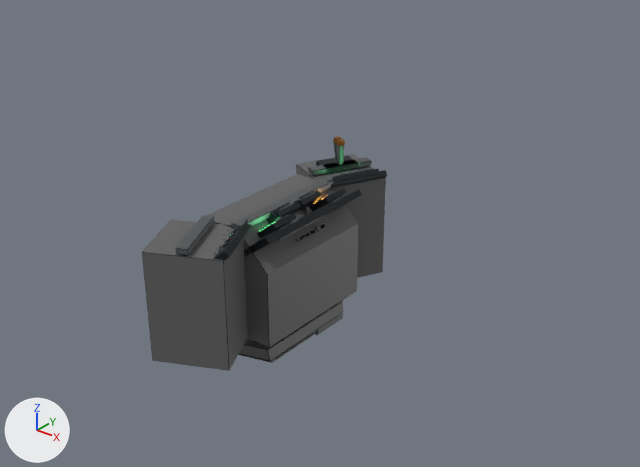
The Blender file Assets/Game/Art/Models/_Source~/components/props/console_panel.blend, before and after one commit.
Both versions are drawn from a camera (50 mm lens) standing at (4.63, -5.27, 4.12) and looking at (0.28, 0.16, 0.75). Every picture has the same lights, and +X, +Y and +Z are marked at lower left. The first picture is the older version.

In view in the first picture: 'Mesh_ConsolePanel_Helm', 'Mesh_ConsolePanel_Nav', 'Mesh_ConsolePanel_Overhead' and 1 more.
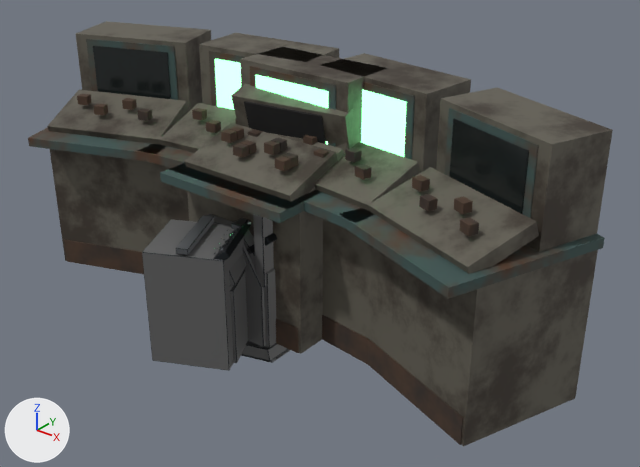
Diff of the bpy script that builds the scene:
```diff
--- a/Assets/Game/Art/Models/_Source~/components/props/console_panel.blend.py
+++ b/Assets/Game/Art/Models/_Source~/components/props/console_panel.blend.py
@@ mat_mat_sattower_int_paintteal @@
+mat_mat_sattower_int_paintteal = bpy.data.materials.new('MAT_SatTower_Int_PaintTeal')
+# nodes: BsdfPrincipled, OutputMaterial, TexCoord, TexNoise, ValToRGB
+# colours: dark cyan #3c5250, brown #523827
@@ mat_mat_sattower_int_ruststeel @@
+mat_mat_sattower_int_ruststeel = bpy.data.materials.new('MAT_SatTower_Int_RustSteel')
+# nodes: BsdfPrincipled, OutputMaterial, TexCoord, TexNoise, ValToRGB
+# colours: brown #4b3729, dark grey #302924
@@ mat_mat_sattower_int_consolebeige @@
+mat_mat_sattower_int_consolebeige = bpy.data.materials.new('MAT_SatTower_Int_ConsoleBeige')
+# nodes: BsdfPrincipled, OutputMaterial, TexCoord, TexNoise, ValToRGB
+# colours: dark grey #615d52, brown #3c342b
@@ ob_mesh_consolepanel_crtbank @@
+ob_mesh_consolepanel_crtbank = bpy.data.objects.new('Mesh_ConsolePanel_CrtBank', me_mesh_consolepanel_crtbank)  # 352 vertices, 264 faces; spans x 1.1..5.62, y 1.6..5.84, z 2.55..4.7; in mat_mat_sattower_int_screendead (black #1d2222), mat_mat_sattower_int_screengreen (dark green #193021, glowing green #89ffaa)
+ob_mesh_consolepanel_crtbank.location = (0.0, -5.091, -2.55)
+ob_mesh_consolepanel_crtbank.rotation_euler = (0.0, 0.0, 0.729)  # degrees (0, 0, 42)
@@ ob_mesh_consolepanel_crtdeskbroken @@
+ob_mesh_consolepanel_crtdeskbroken = bpy.data.objects.new('Mesh_ConsolePanel_CrtDeskBroken', me_mesh_consolepanel_crtdeskbroken)  # 80 vertices, 60 faces; spans x 1.06..2.76, y -5.97..-4.1, z 2.55..4.58; in mat_mat_sattower_int_void (black #161616)
+ob_mesh_consolepanel_crtdeskbroken.location = (0.0, -5.422, -2.55)
+ob_mesh_consolepanel_crtdeskbroken.rotation_euler = (0.0, 0.0, 2.775)  # degrees (0, 0, 159)
@@ ob_mesh_consolepanel_crtdesk @@
+ob_mesh_consolepanel_crtdesk = bpy.data.objects.new('Mesh_ConsolePanel_CrtDesk', me_mesh_consolepanel_crtdesk)  # 88 vertices, 66 faces; spans x 3.04..4.94, y 2.59..4.48, z 2.55..4.7; in mat_mat_sattower_int_screengreen (dark green #193021, glowing green #89ffaa)
+ob_mesh_consolepanel_crtdesk.location = (0.0, -5.332, -2.55)
+ob_mesh_consolepanel_crtdesk.rotation_euler = (0.0, 0.0, 0.846)  # degrees (0, 0, 48)
@@ ob_mesh_consolepanel_bridge @@
+ob_mesh_consolepanel_bridge = bpy.data.objects.new('Mesh_ConsolePanel_Bridge', me_mesh_consolepanel_bridge)  # 2010 vertices, 1887 faces; spans x -0.48..0.34, y -1.25..1.25, z 0.0..1.33; in mat_mat_metal_steel_dark (dark grey #3a3e42), mat_mat_neutral_panel_grey (dark grey #606060), mat_mat_metal_steel_worn (grey #7a7d80), mat_mat_paint_safety_orange (orange #d9541f), mat_mat_emissive_green_crt (green #6bff9e, glowing green #6bff9e), mat_mat_emissive_amber (orange #ffb347, glowing orange #ffb347), mat_mat_emissive_red_warn (red #ff4436, glowing red #ff4436)
+ob_mesh_consolepanel_bridge.location = (0.0, 0.0, 0.0)
```

What differs and where, as boxes [x1, y1, x2, y2] in the pictures (640 x 467 px):
'Mesh_ConsolePanel_CrtBank', added: after [28, 21, 613, 446]
    faces in mat_mat_sattower_int_consolebeige: [47, 21, 613, 446]
    faces in mat_mat_sattower_int_paintteal: [28, 39, 605, 299]
    faces in mat_mat_sattower_int_ruststeel: [64, 94, 479, 445]
    faces in mat_mat_sattower_int_screendead (black #1d2222): [93, 46, 529, 214]
    faces in mat_mat_sattower_int_screengreen (dark green #193021, glowing green #89ffaa): [214, 59, 407, 157]
'Mesh_ConsolePanel_CrtDeskBroken', added: after [160, 83, 353, 354]
    faces in mat_mat_sattower_int_consolebeige: [184, 83, 353, 354]
    faces in mat_mat_sattower_int_paintteal: [160, 163, 322, 223]
    faces in mat_mat_sattower_int_void (black #161616): [244, 101, 326, 144]
    faces in mat_mat_sattower_int_ruststeel: [221, 129, 299, 353]
'Mesh_ConsolePanel_CrtDesk', added: after [169, 47, 385, 209]
    faces in mat_mat_sattower_int_consolebeige: [234, 47, 385, 193]
    faces in mat_mat_sattower_int_paintteal: [169, 66, 336, 209]
    faces in mat_mat_sattower_int_screengreen (dark green #193021, glowing green #89ffaa): [255, 75, 329, 145]
    faces in mat_mat_sattower_int_ruststeel: [229, 126, 298, 168]
'Mesh_ConsolePanel_Bridge', added: after [229, 214, 274, 363]
    faces in mat_mat_neutral_panel_grey (dark grey #606060): [229, 214, 274, 363]
    faces in mat_mat_metal_steel_dark (dark grey #3a3e42): [229, 217, 265, 363]
'Mesh_ConsolePanel_Overhead', unchanged, covered by the edit: before [238, 301, 343, 362]; after [241, 341, 288, 362]
